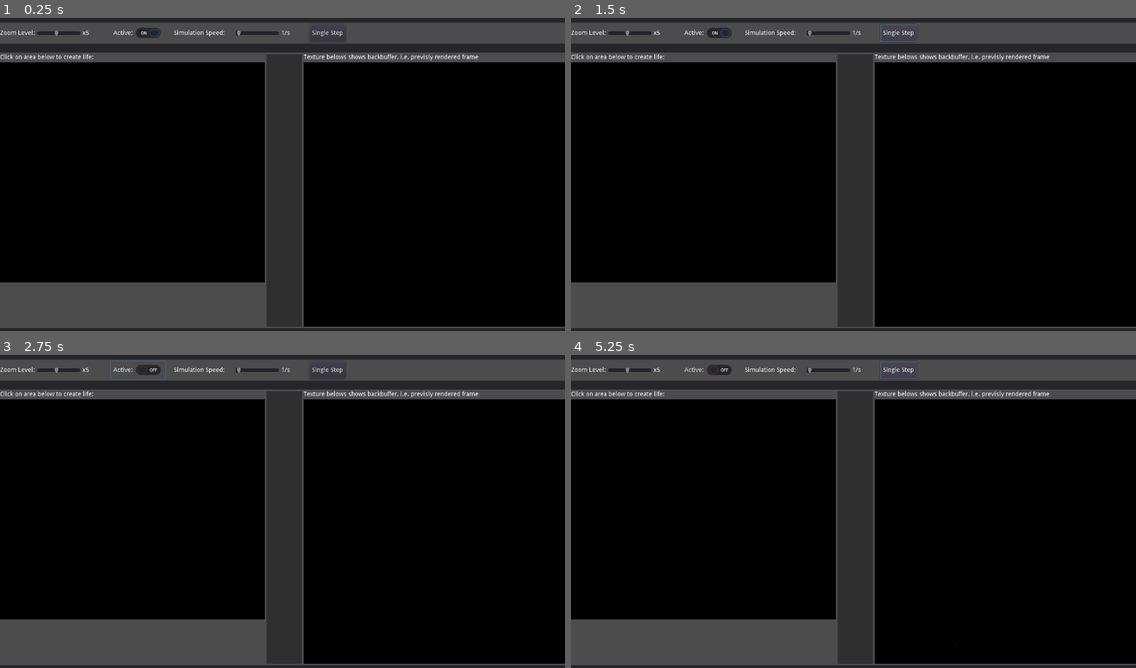
Above: before the commit, frames 1-4 (two rows, left to right).
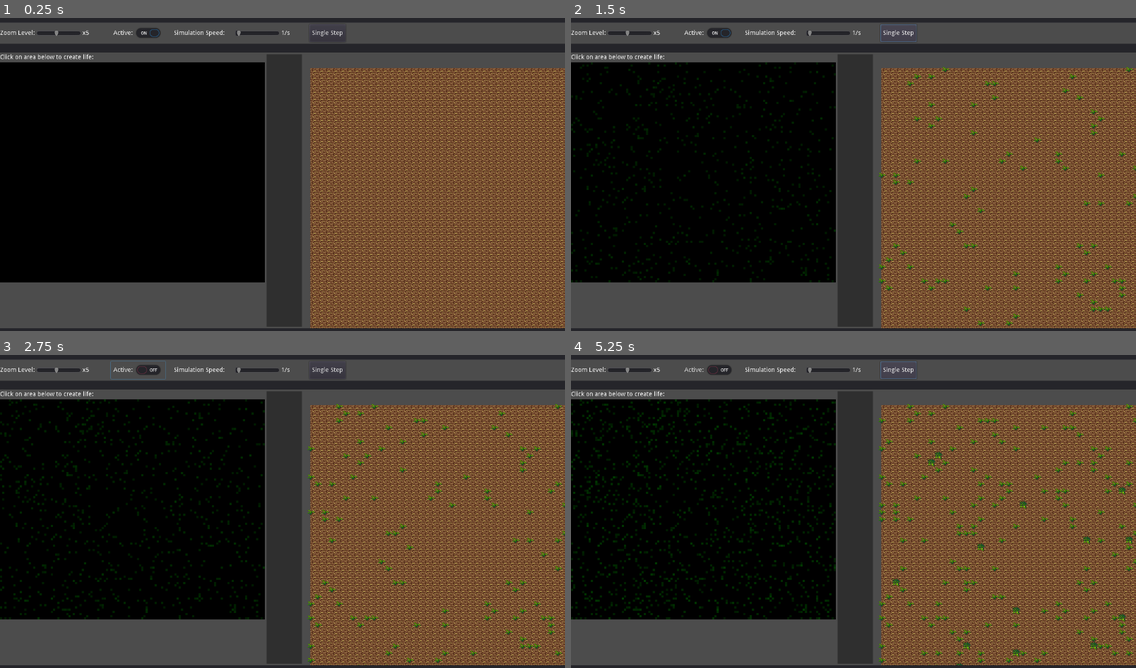
Above: after the commit, the same moments.

Repository: DrJamgo/GodotGpuConwaysLife
Game: Godot game, scene res://Test.tscn
Two runs of this game, one before a commit and one after it. Both use one fixed random seed, a clock stepped at 60 frames per second and the inputs below.
Inputs (mouse positions are in pixels of both pictures, inside the frame that each line leads up to):
- Up to frame 1 (0.25 s): no input
- Up to frame 2 (1.5 s): click "Single Step" at 0.5 s; click "Single Step" at 1.25 s
- Up to frame 3 (2.75 s): click "Active:" at 2 s
- Up to frame 4 (5.25 s): click "Active:" at 2.75 s; click "Active:" at 3.5 s; click "Single Step" at 4.25 s; tap Enter at 5 s; move the mouse to (977, 492) at 5.02 s; click (977, 492) at 5.17 s

The runs differ from the first frame. In frame 1, 40% of the frame differs, in the area x 53-100%, y 11-100%; in frame 2, 41%; in frame 3, 41%; in frame 4, 42%, in the area x 0-100%, y 11-100%.

Commit message:
Forest Growth Simulation

Diff:
--- /dev/null
+++ b/Biosphare.gdshader
@@ -0,0 +1,55 @@
+shader_type canvas_item;
+
+uniform vec2 pixel_size;
+uniform float delta = 0.0;
+
+uniform float spontanous_spawn_chance = 0.0001;
+uniform float reproduction_chance = 0.1;
+uniform vec4 new_plant_color : hint_color = vec4(0.0, 0.05, 0.0, 1.0);
+uniform float plant_grow_rate = 0.01;
+uniform float plant_decay_rate = 0.01;
+uniform float shadow_factor = 2.0;
+
+float choas_func(in float seed) {
+    // Idea from: https://humphryscomputing.com/Notes/Neural/chaos.html
+    return (1.0 + sin(1.0 / mod(seed, 0.001))) / 2.0;
+}
+
+void fragment() {
+    vec4 self = texture(TEXTURE, UV);
+    COLOR = self;
+
+    if(delta > 0.0) {
+        vec4 neighbors = vec4(0.0);
+        float sum_weights = 0.0;
+        for(int y = -2; y <= 2; y++) {
+            for(int x = -2; x <= 2; x++) {
+                if((x != 0) || (y != 0)) {
+                    vec2 diff = vec2(float(x), float(y));
+                    float weight = 1.0 / length(diff);
+                    vec2 uv = UV + diff * pixel_size;
+                    neighbors += texture(TEXTURE, uv) * weight;
+                    sum_weights += weight;
+                }
+            }
+        }
+        neighbors /= sum_weights;
+
+        float rnd = choas_func(TIME * UV.x * UV.y);
+        if(COLOR.g > 0.0) {
+            // process plant
+            COLOR.g += max(-plant_decay_rate, (1.0 - neighbors.g * shadow_factor) * plant_grow_rate) * delta * rnd;
+        }
+        else if (COLOR.r > 0.0) {
+            // process animal
+        }
+        else{
+            if(rnd < reproduction_chance * neighbors.g) {
+                COLOR = new_plant_color;
+            }
+            else if(rnd < spontanous_spawn_chance) {
+                COLOR = new_plant_color;
+            }
+        }
+    }
+}
--- /dev/null
+++ b/ConwaysGameOfLife.gdshader
@@ -0,0 +1,52 @@
+shader_type canvas_item;
+
+uniform vec2 pixel_size;
+uniform bool process = false;
+
+uniform vec4 color_born : hint_color = vec4(0.5, 8.0, 0.5, 1.0);
+uniform vec4 color_survive : hint_color = vec4(0.9, 0.9, 0.9, 1.0);
+uniform vec4 color_dead : hint_color = vec4(0.2, 0.0, 0.0, 1.0);
+
+bool is_alive(in vec4 fragment) {
+    return fragment.r > 0.5;
+}
+
+void fragment() {
+    vec2 my_uv = UV ;
+    vec4 self = textureLod(TEXTURE, my_uv, 0.0);
+    COLOR = vec4(self);
+
+    if(process) {
+        int num_neighbors = 0;
+        for(int y = -1; y <= 1; y++) {
+            for(int x = -1; x <= 1; x++) {
+                if((x != 0) || (y != 0)) {
+                    vec2 uv = my_uv + vec2(float(x), float(y)) * pixel_size;
+                    if( is_alive(textureLod(TEXTURE, uv, 0.0)) ) {
+                        num_neighbors++;
+                    }
+                }
+            }
+        }
+
+        if( is_alive(self)) {
+            if(num_neighbors > 3) {
+                COLOR = color_dead;
+            }
+            else if(num_neighbors < 2) {
+                COLOR = color_dead;
+            }
+            else {
+                COLOR = color_survive;
+            }
+        }
+        else {
+            if(num_neighbors == 3) {
+                COLOR = color_born;
+            }
+            else {
+                COLOR = vec4(0.0,0.0,0.0,1.0); // <- BLACK
+            }
+        }
+    }
+}
--- /dev/null
+++ b/PlantsTilemap.gdshader
@@ -0,0 +1,26 @@
+shader_type canvas_item;
+
+uniform sampler2D data_tex;
+uniform int num_stages = 8;
+uniform vec2 offset;
+uniform vec2 scale;
+varying vec2 v;
+
+varying vec2 uv_offset;
+
+varying vec4 custom;
+
+void vertex() {
+    v = VERTEX;
+    float stage = round(texture(data_tex, INSTANCE_CUSTOM.rg).g * float(num_stages));
+    uv_offset.y = 0.0;
+    uv_offset.x = stage / float(num_stages);
+
+    custom = INSTANCE_CUSTOM;
+}
+
+void fragment() {
+    vec2 uv = UV;
+    uv.x = UV.x / 8.0 + uv_offset.x;
+    COLOR = texture(TEXTURE, uv);
+}
--- a/Sprite.gd
+++ b/Sprite.gd
@@ -10,16 +10,16 @@
 func _input(event):
     var mouse = event as InputEventMouseMotion
     if mouse:
-        $Cursor.rect_position = mouse.position - Vector2(0.5,0.5)
+        $Brush.rect_position = mouse.position - Vector2(0.5,0.5)
 
 func _process(delta):
     # This 'draws' a new pixel to the texture
-    $Cursor.visible = Input.is_mouse_button_pressed(BUTTON_LEFT)
+    $Brush.visible = Input.is_mouse_button_pressed(BUTTON_LEFT)
 
 func _simulation_step():
-    (material as ShaderMaterial).set_shader_param("process", true)
+    (material as ShaderMaterial).set_shader_param("delta", 1.0)
     yield(get_tree(), "idle_frame")
-    (material as ShaderMaterial).set_shader_param("process", false)
+    (material as ShaderMaterial).set_shader_param("delta", 0.0)
 
 func _on_Timer_timeout():
     _simulation_step()
--- a/Test.tscn
+++ b/Test.tscn
@@ -1,9 +1,10 @@
-[gd_scene load_steps=10 format=2]
-
-[ext_resource path="res://Viewport.gd" type="Script" id=1]
-[ext_resource path="res://Test.gdshader" type="Shader" id=2]
+[gd_scene load_steps=18 format=2]
+
+[ext_resource path="res://Biosphare.gdshader" type="Shader" id=2]
 [ext_resource path="res://Sprite.gd" type="Script" id=3]
 [ext_resource path="res://MainViewportContainer.gd" type="Script" id=4]
+[ext_resource path="res://plants.png" type="Texture" id=5]
+[ext_resource path="res://PlantsTilemap.gdshader" type="Shader" id=6]
 
 [sub_resource type="GDScript" id=7]
 script/source = "extends Label
@@ -24,14 +25,73 @@
 resource_local_to_scene = true
 shader = ExtResource( 2 )
 shader_param/pixel_size = null
-shader_param/process = false
-shader_param/color_born = Color( 0.5, 8, 0.5, 1 )
-shader_param/color_survive = Color( 1, 1, 1, 1 )
-shader_param/color_dead = Color( 0.2, 0, 0, 1 )
+shader_param/delta = 0.0
+shader_param/spontanous_spawn_chance = 0.001
+shader_param/reproduction_chance = 0.01
+shader_param/new_plant_color = Color( 0, 0.1, 0, 1 )
+shader_param/plant_grow_rate = 0.03
+shader_param/plant_decay_rate = 0.01
+shader_param/shadow_factor = 2.0
 
 [sub_resource type="ViewportTexture" id=5]
 viewport_path = NodePath("H/VBoxContainer2/BackBufferContainer/BackBufferViewport")
 
+[sub_resource type="ViewportTexture" id=14]
+viewport_path = NodePath("H/VBoxContainer/MainViewportContainer/MainViewport/FrontBufferContainer/FrontBufferViewport")
+
+[sub_resource type="ShaderMaterial" id=12]
+resource_local_to_scene = true
+shader = ExtResource( 6 )
+shader_param/num_stages = 8
+shader_param/offset = null
+shader_param/scale = null
+shader_param/data_tex = SubResource( 14 )
+
+[sub_resource type="ShaderMaterial" id=15]
+
+[sub_resource type="QuadMesh" id=13]
+material = SubResource( 15 )
+size = Vector2( 32, -64 )
+center_offset = Vector3( 16, 16, 0 )
+
+[sub_resource type="MultiMesh" id=9]
+resource_local_to_scene = true
+custom_data_format = 2
+mesh = SubResource( 13 )
+
+[sub_resource type="GDScript" id=10]
+script/source = "extends MultiMeshInstance2D
+
+export var viewport : ViewportTexture
+
+# Called when the node enters the scene tree for the first time.
+func _ready():
+
+    var width = 40;
+    var height = 40;
+
+    multimesh.instance_count = width * height;
+    (material as ShaderMaterial).set_shader_param(\"data_tex\", viewport)
+
+    var index = 0
+    for y in range (0,height):
+        for x in range (0, width):
+            var position := Transform2D()
+            position = position.translated(Vector2(x * 16, y * 16))
+            multimesh.set_instance_transform_2d(index, position)
+            multimesh.set_instance_custom_data(index, Color(float(x) / viewport.get_size().x, float(y) / viewport.get_size().y, 1.0, 1.0))
+            index += 1
+
+    pass # Replace with function body.
+
+func _draw():
+    # draw_rect(Rect2(0,0,32*18, 32*18), Color(0,1,0,1), false, 5.0)
+    pass
+"
+
+[sub_resource type="ViewportTexture" id=11]
+viewport_path = NodePath("H/VBoxContainer2/BackBufferContainer/BackBufferViewport")
+
 [sub_resource type="ViewportTexture" id=4]
 viewport_path = NodePath("H/VBoxContainer/MainViewportContainer/MainViewport/FrontBufferContainer/FrontBufferViewport")
 
@@ -39,13 +99,13 @@
 margin_bottom = 600.0
 
 [node name="Panel" type="Panel" parent="."]
-margin_right = 1288.0
+margin_right = 1892.0
 margin_bottom = 20.0
 rect_min_size = Vector2( 0, 20 )
 
 [node name="Menu" type="HBoxContainer" parent="."]
 margin_top = 24.0
-margin_right = 1288.0
+margin_right = 1892.0
 margin_bottom = 64.0
 
 [node name="Label" type="Label" parent="Menu"]
@@ -123,13 +183,13 @@
 
 [node name="Panel2" type="Panel" parent="."]
 margin_top = 68.0
-margin_right = 1288.0
+margin_right = 1892.0
 margin_bottom = 88.0
 rect_min_size = Vector2( 0, 20 )
 
 [node name="H" type="HBoxContainer" parent="."]
 margin_top = 92.0
-margin_right = 1288.0
+margin_right = 1892.0
 margin_bottom = 710.0
 rect_min_size = Vector2( 1024, 600 )
 
@@ -174,8 +234,6 @@
 usage = 1
 debug_draw = 1
 render_target_update_mode = 3
-script = ExtResource( 1 )
-main = true
 
 [node name="BackBufferSprite" type="Sprite" parent="H/VBoxContainer/MainViewportContainer/MainViewport/FrontBufferContainer/FrontBufferViewport"]
 material = SubResource( 2 )
@@ -183,10 +241,11 @@
 centered = false
 script = ExtResource( 3 )
 
-[node name="Cursor" type="ColorRect" parent="H/VBoxContainer/MainViewportContainer/MainViewport/FrontBufferContainer/FrontBufferViewport/BackBufferSprite"]
-margin_right = 1.0
-margin_bottom = 1.0
+[node name="Brush" type="ColorRect" parent="H/VBoxContainer/MainViewportContainer/MainViewport/FrontBufferContainer/FrontBufferViewport/BackBufferSprite"]
+margin_right = 5.0
+margin_bottom = 5.0
 rect_min_size = Vector2( 1, 1 )
+color = Color( 0, 0, 0, 1 )
 
 [node name="Timer" type="Timer" parent="H/VBoxContainer/MainViewportContainer/MainViewport/FrontBufferContainer/FrontBufferViewport/BackBufferSprite"]
 autostart = true
@@ -200,9 +259,22 @@
 size_flags_vertical = 3
 color = Color( 0.184314, 0.184314, 0.184314, 1 )
 
-[node name="VBoxContainer2" type="VBoxContainer" parent="H"]
+[node name="MarginContainer" type="MarginContainer" parent="H"]
 margin_left = 688.0
 margin_right = 1288.0
+margin_bottom = 618.0
+rect_min_size = Vector2( 600, 600 )
+
+[node name="MultiMeshInstance2D" type="MultiMeshInstance2D" parent="H/MarginContainer"]
+material = SubResource( 12 )
+multimesh = SubResource( 9 )
+texture = ExtResource( 5 )
+script = SubResource( 10 )
+viewport = SubResource( 11 )
+
+[node name="VBoxContainer2" type="VBoxContainer" parent="H"]
+margin_left = 1292.0
+margin_right = 1892.0
 margin_bottom = 618.0
 
 [node name="Label" type="Label" parent="H/VBoxContainer2"]
@@ -233,7 +305,7 @@
 
 [node name="Panel3" type="Panel" parent="."]
 margin_top = 714.0
-margin_right = 1288.0
+margin_right = 1892.0
 margin_bottom = 734.0
 rect_min_size = Vector2( 0, 20 )
 
Not shown, added: lpc-flowers-plants-fungi-wood/CREDITS-plants.txt
Binary file added: lpc-flowers-plants-fungi-wood/plants.png
Binary file added: plants.png
Not shown, added: plants.png.import
Not shown, added: plants.pyxel
